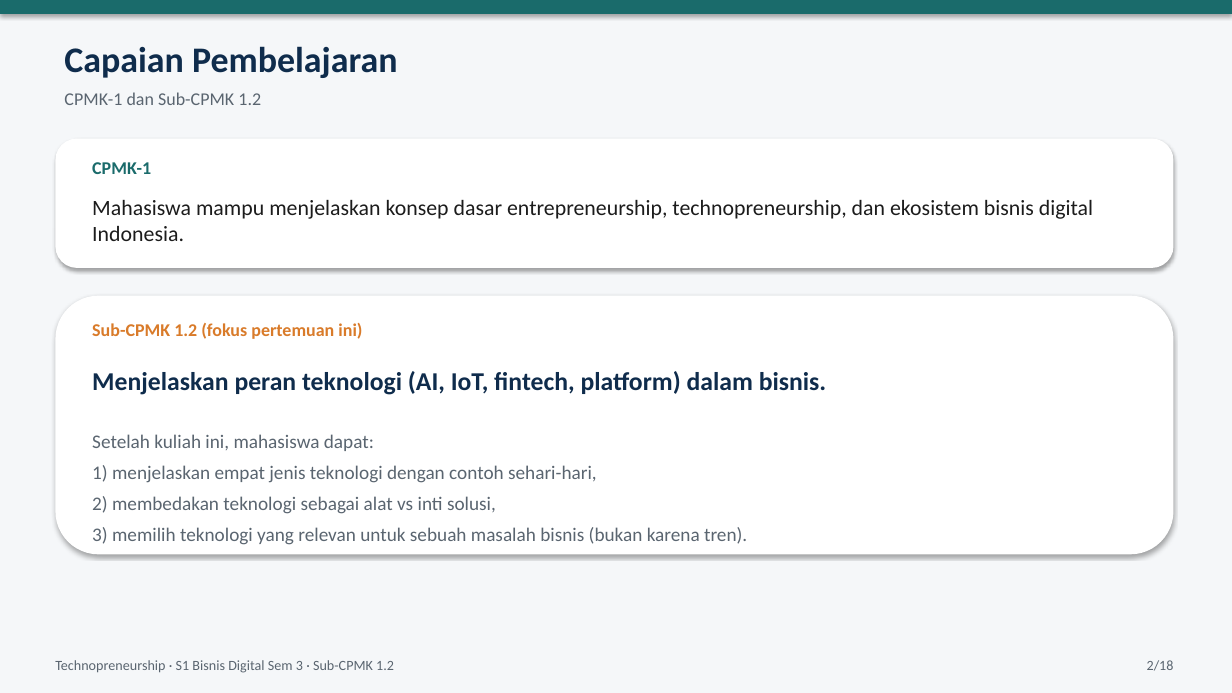
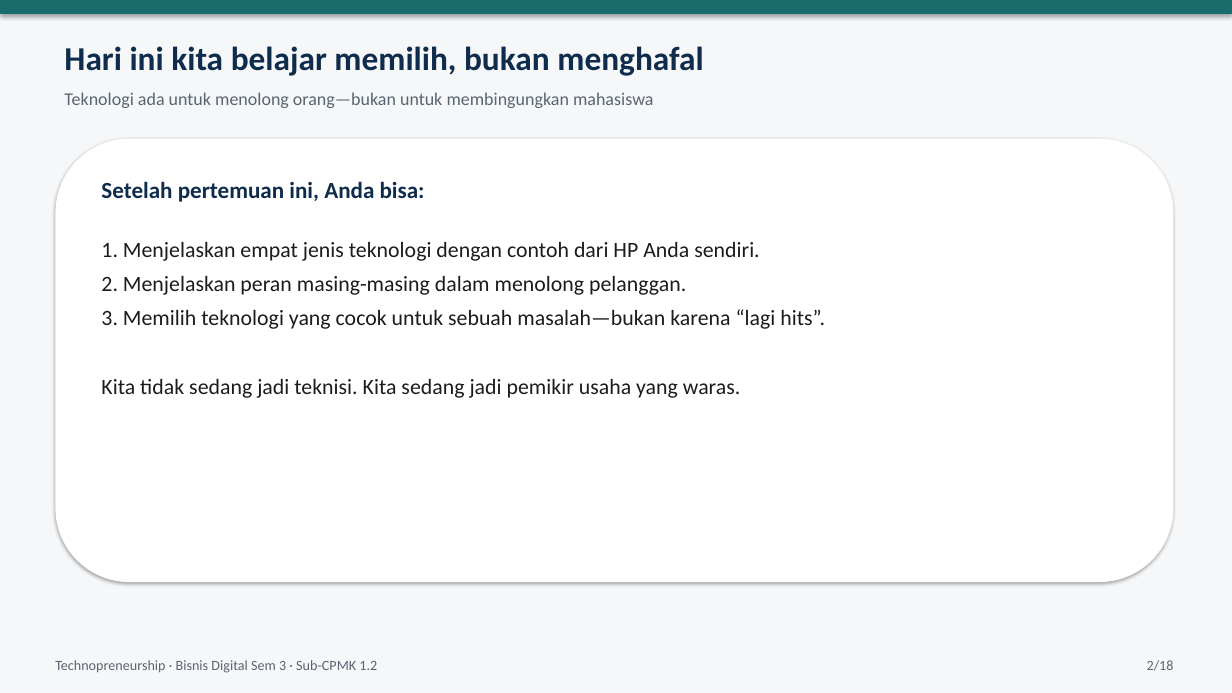
Before and after one commit to yusepa165-hue/Latihan-1, a slide deck: slide 2 of materi-technopreneurship/ppt/PPT02_SubCPMK_1_2_Platform_Fintech_AI_IoT.pptx. Drawn at 1232x693 pixels with LibreOffice and Linux fonts; fonts in the diff are those of the drawing. Boxes give left, top, right and bottom in pixels: in the first picture for what was removed or moved away, otherwise in the second. Text is boxed around its words. In the diff, an @@ line names an element or a change of style, - is before the commit and + after.

```diff
--- a/materi-technopreneurship/ppt/PPT02_SubCPMK_1_2_Platform_Fintech_AI_IoT.pptx
+++ b/materi-technopreneurship/ppt/PPT02_SubCPMK_1_2_Platform_Fintech_AI_IoT.pptx
@@ text at [64,46,703,76]: text changed; size 28 to 26 pt @@
-Capaian Pembelajaran
+Hari ini kita belajar memilih, bukan menghafal
@@ text at [64,92,654,108]: text changed @@
-CPMK-1 dan Sub-CPMK 1.2
+Teknologi ada untuk menolong orang—bukan untuk membingungkan mahasiswa
@@ rounded rectangle: place and size @@
-rounded rectangle at [55,296,1174,555]
+rounded rectangle at [55,139,1174,582]
@@ rounded rectangle removed at [55,139,1174,268] @@
@@ text removed at [92,162,151,174] @@
-CPMK-1
@@ text removed at [92,200,1093,241] @@
-Mahasiswa mampu menjelaskan konsep dasar entrepreneurship, technopreneurship, dan ekosistem bisnis digital Indonesia.
@@ text added at [101,181,425,202], 18 pt, text #0F2C4C, bold @@
+Setelah pertemuan ini, Anda bisa:
@@ text at [101,242,825,398]: text changed; size 15 to 17 pt; text colour #5A6570 to #1C1C1C @@
-Setelah kuliah ini, mahasiswa dapat:
-1) menjelaskan empat jenis teknologi dengan contoh sehari-hari,
-2) membedakan teknologi sebagai alat vs inti solusi,
-3) memilih teknologi yang relevan untuk sebuah masalah bisnis (bukan karena tren).
+1. Menjelaskan empat jenis teknologi dengan contoh dari HP Anda sendiri.
+2. Menjelaskan peran masing-masing dalam menolong pelanggan.
+3. Memilih teknologi yang cocok untuk sebuah masalah—bukan karena “lagi hits”.
+Kita tidak sedang jadi teknisi. Kita sedang jadi pemikir usaha yang waras.
@@ text removed at [92,323,362,339] @@
-Sub-CPMK 1.2 (fokus pertemuan ini)
@@ text removed at [92,371,827,395] @@
-Menjelaskan peran teknologi (AI, IoT, fintech, platform) dalam bisnis.
@@ text at [55,660,377,673]: text changed @@
-Technopreneurship · S1 Bisnis Digital Sem 3 · Sub-CPMK 1.2
+Technopreneurship · Bisnis Digital Sem 3 · Sub-CPMK 1.2
```
Also in this commit, not shown: 17 other slides changed, 1 other file.
